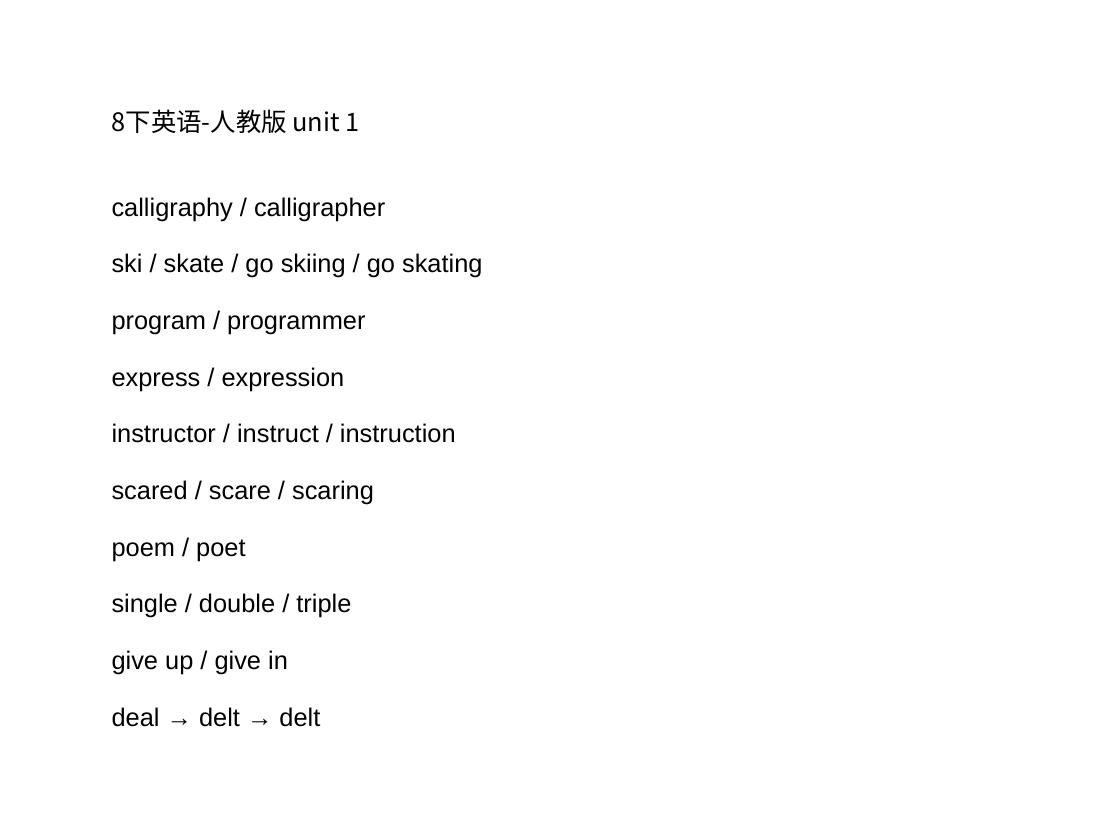
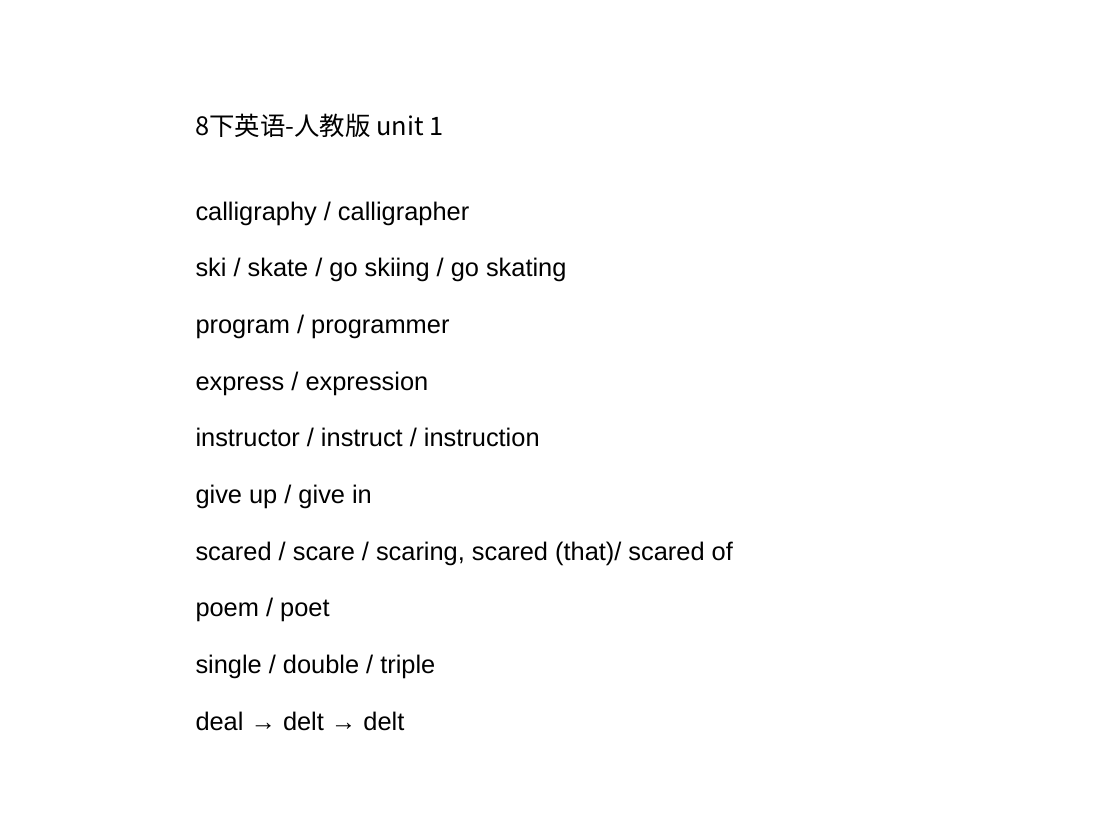
Before and after one commit to ericzhang/english-math, a slide deck: slide 1 of english/grade-8-下/8下英语人教版-unit-1-words.ppt. Drawn at 1120x840 pixels with LibreOffice and Linux fonts; fonts in the diff are those of the drawing. Boxes give left, top, right and bottom in pixels: in the first picture for what was removed or moved away, otherwise in the second. Text is boxed around its words. In the diff, an @@ line names an element or a change of style, - is before the commit and + after.

```diff
--- a/english/grade-8-下/8下英语人教版-unit-1-words.ppt
+++ b/english/grade-8-下/8下英语人教版-unit-1-words.ppt
@@ text "8下英语-人教版 unit 1": place and size @@
-text "8下英语-人教版 unit 1" at (112,109,482,727)
+text "8下英语-人教版 unit 1" at (196,113,733,731)
@@ text at (196,484,733,565): text changed @@
-scared / scare / scaring
+give up / give in
+scared / scare / scaring, scared (that)/ scared of
@@ text at (112,650,288,674): paragraph removed @@
-give up / give in
```
Also in this commit, not shown: 1 slide added, 1 slide removed, 20 other files.
